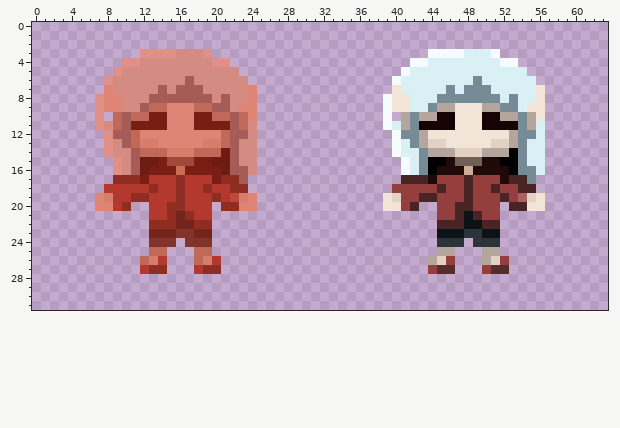
A pixel-art sprite gets an edit: IGB100Game/Assets/Sprites/Player/Corrupt Hurt.png. The first picture shows the starting point.
The file is 64x32 pixels. Colours within 5 levels of each other are drawn and written as one.
And afterwards:
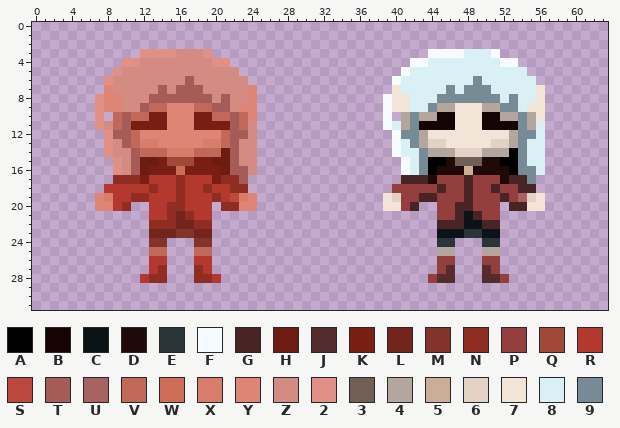
Palette (. is transparent): A #000000  B #160404  C #0c1316  D #200909  E #2b3438  F #f6fcfd  G #492424  H #6e1c11  J #542c2c  K #781e13  L #74251b  M #82342b  N #902d22  P #943e3e  Q #a14838  R #b3392e  S #bc493f  T #a55c57  U #a96262  V #c16959  W #cd6c57  X #d77d6c  Y #de8575  Z #d38b82  2 #e09086  3 #6f5f55  4 #b4a69c  5 #ccad98  6 #e3d1c5  7 #f2e4d7  8 #d9f1f4  9 #778b96
The edit:
@@ x 0..63 @@
 23 .............LLLMMLL.........................CCCEECC............
-24 .............MMM.MMM.........................EEE.EEE............
+24 .............MM...MM.........................EE...EE............
 25 .............VV...VV.........................44...44............
-26 ............VXR...VXR.......................46P...46P...........
-27 ............RNN...RNN.......................PJJ...PJJ...........
-28 ................................................................
+26 .............RR...RR.........................PP...PP............
+27 .............RN...NR.........................PJ...JP............
+28 ............RNN...NNR.......................PJJ...JJP...........
 29 ................................................................
Pixel boxes of the changes (left, top, right, bottom) in both pictures:
changed: (140, 238, 221, 283)
changed: (428, 238, 509, 283)
